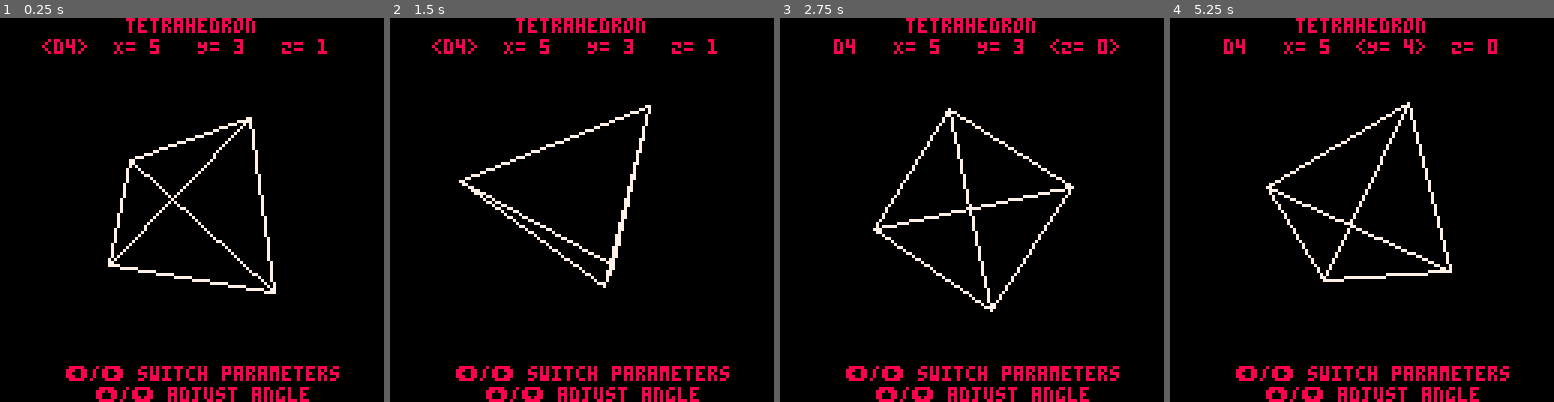
Above: before the commit, frames 1-4 (left to right).
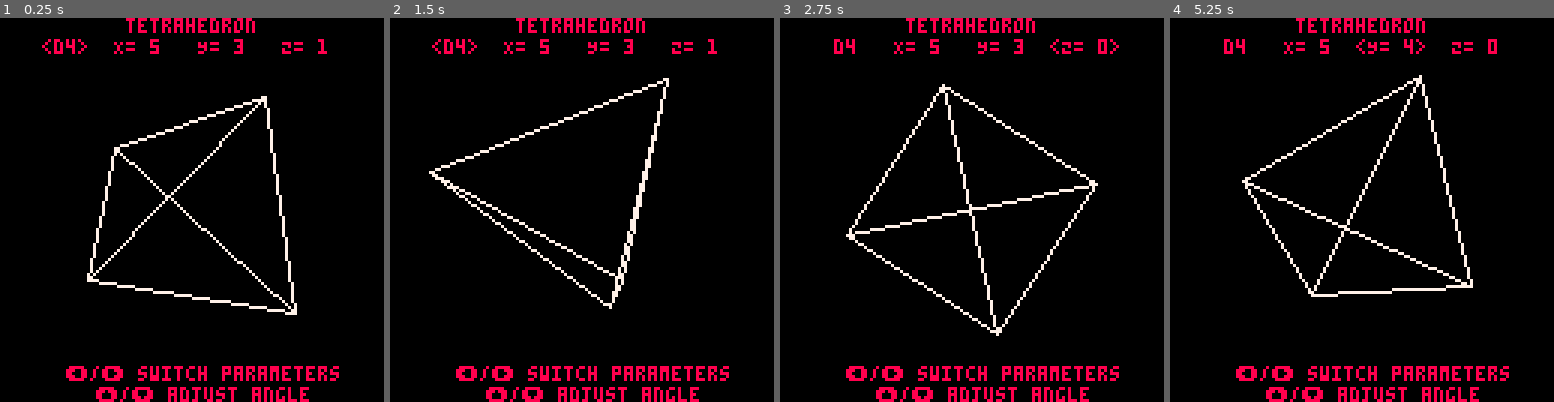
Above: after the commit, the same moments.

Repository: kakardo/Pico-8
Game: PICO-8 cartridge game carts/02 platonic solids viewer/platonic_solids_viewer.p8
Two runs of this game, one before a commit and one after it. Both use one fixed random seed, a clock stepped at 60 frames per second and the inputs below.
Inputs:
- Up to frame 1 (0.25 s): no input
- Up to frame 2 (1.5 s): no input
- Up to frame 3 (2.75 s): hold Left 1.97-2.37 s; hold Down from 2.42 s (still down)
- Up to frame 4 (5.25 s): release Down at 2.82 s; hold Right 2.87-3.53 s; hold Up 3.58-4.08 s; hold Right 4.13-4.53 s; hold Down 4.58-5.08 s; hold Left from 5.13 s (still down)

The runs differ from the first frame. In frame 1, 3.6% of the frame differs, in the area x 22-78%, y 20-78%; in frame 2, 3.4%; in frame 3, 2.8%; in frame 4, 3.8%, in the area x 18-79%, y 14-73%.

Commit message:
Octahedron's done! Appears small though compared to D4 & D6.
Make them appear the same size. The solids don't have the	same radius to origin as each other. Octahedron's a good example. It renders really small compared to D4 and D6.

Diff:
--- a/game carts/02 platonic solids viewer/main.lua
+++ b/game carts/02 platonic solids viewer/main.lua
@@ -7,22 +7,18 @@
 	https://en.wikipedia.org/wiki/3D_projection
 	https://en.wikipedia.org/wiki/Orthographic_projection
 	https://en.wikipedia.org/wiki/Perspective_(graphical)
+	- Linear algebra's needed for matrix calculations.
 
 	TODO
 	- Implement the five platonic solids:
-		Regular tetrahedron
-		Cube
-		Regular octahedron
 		Regular dodecahedron
 		Regular icosahedron
 	- Implement two perspective:
 		Orthographic (ignores depth)
 		Perspective
-
-Notes for MD-doc
-Linear algebra's needed for matrix calculations.
-Cube has 8 corners (vertices).
-
+	- Make them appear the same size. The solids don't have the
+	  same radius to origin as each other. Octahedron's a good
+	  example. It renders really small compared to D4 and D6.
 ]]--
 
 solids = {
@@ -56,9 +52,9 @@
 			{ 0,-1, 0}, { 0, 0, 1}, { 0, 0,-1}
 		},
 		e = { -- connects to all except its opposite
-			{1,2}, {1,3}, {1,4}, {1,5},
-			{}, {}, {}, {},
-			{}, {}, {}, {}
+			{1,3}, {1,4}, {1,5}, {1,6},
+			{2,3}, {2,4}, {2,5}, {2,6},
+			{3,5}, {3,6}, {4,5}, {4,6}
 		}
 	},
 	{name="dodecahedron", dice="d12", color=11},
@@ -106,7 +102,7 @@
 --[[ MAIN - - - - - - - - - - - - ]]--
 function _init()
 	center_x, center_y = 64, 64
-	scale = 24
+	scale = 30
 
 	angle_x, angle_y, angle_z = 0, 0, 0
 	angle_x_step, angle_y_step, angle_z_step = 0.005, 0.003, 0.001
